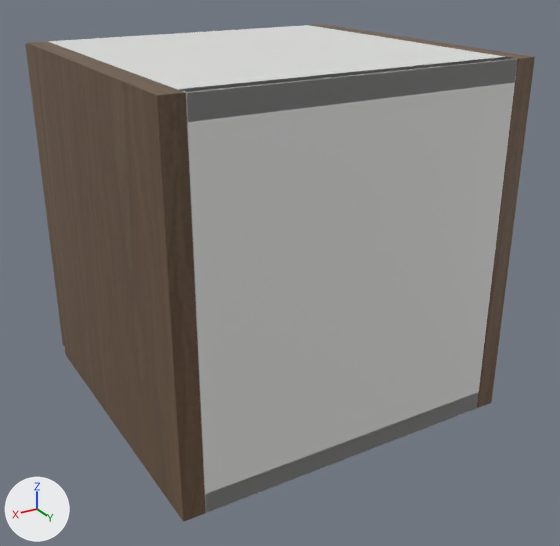
The glTF model storefront/public/cabinet-inventory/models/oppein-pb-mso-w1212.glb as it was, and as the next commit left it.
Camera for both pictures: a 50 mm camera at (0.474, 0.417, 0.386) aimed at (0.146, -0.129, 0.113). Every picture has the same lights, and +X, +Y and +Z are marked at lower left. The first picture is the older version. Where no turn or scale is listed for an object, it has been applied to the vertices.

In view in the first picture: 'Cabinet back', 'Cabinet bottom', 'Cabinet side', 'Cabinet side.001', 'Cabinet top' and 1 more.
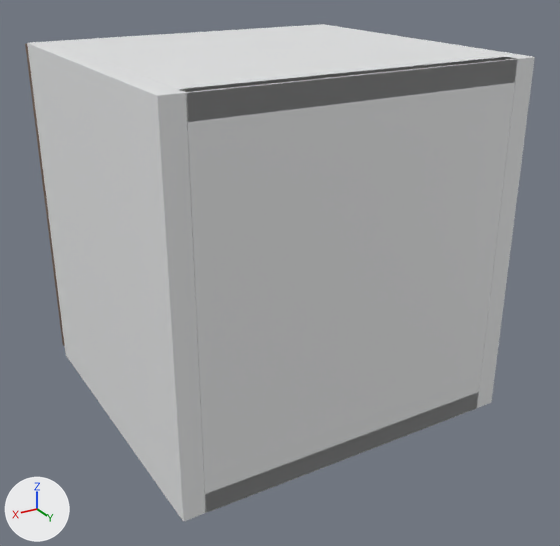
Boxes [x1, y1, x2, y2] around the edits, measured in the pictures (560 x 546 px):
'Cabinet side.001', recoloured (lighter): [27, 41, 205, 522] in both
'Cabinet side', recoloured: [311, 24, 535, 408] in both

Patch to the scene script:
```diff
--- a/storefront/public/cabinet-inventory/models/oppein-pb-mso-w1212.glb.py
+++ b/storefront/public/cabinet-inventory/models/oppein-pb-mso-w1212.glb.py
@@ mat_white_cabinet_carcass @@
+mat_white_cabinet_carcass = principled_material('White cabinet carcass')
+mat_white_cabinet_carcass.base_color = (0.82, 0.83, 0.835)  # white #eaebec
+mat_white_cabinet_carcass.roughness = 0.48
@@ me_cube @@
 me_cube.from_pydata(...)  # 56 vertices, 108 faces; spans x -0.009..0.009, y -0.142..0.142, z -0.152..0.152
-me_cube.materials.append(mat_supplier_finish___smoked_oak)
+me_cube.materials.append(mat_white_cabinet_carcass)  # white #eaebec
@@ me_cube_001 @@
 me_cube_001.from_pydata(...)  # 56 vertices, 108 faces; spans x -0.009..0.009, y -0.142..0.142, z -0.152..0.152
-me_cube_001.materials.append(mat_supplier_finish___smoked_oak)
+me_cube_001.materials.append(mat_white_cabinet_carcass)  # white #eaebec
```
